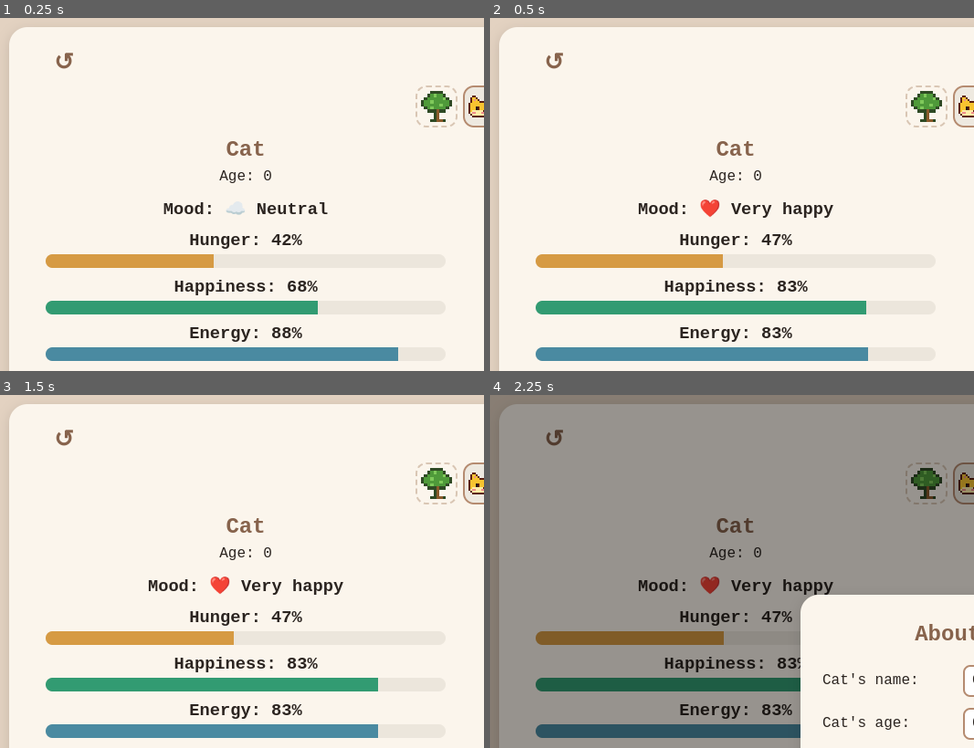
Above: before the commit, frames 1-4 (two rows, left to right).
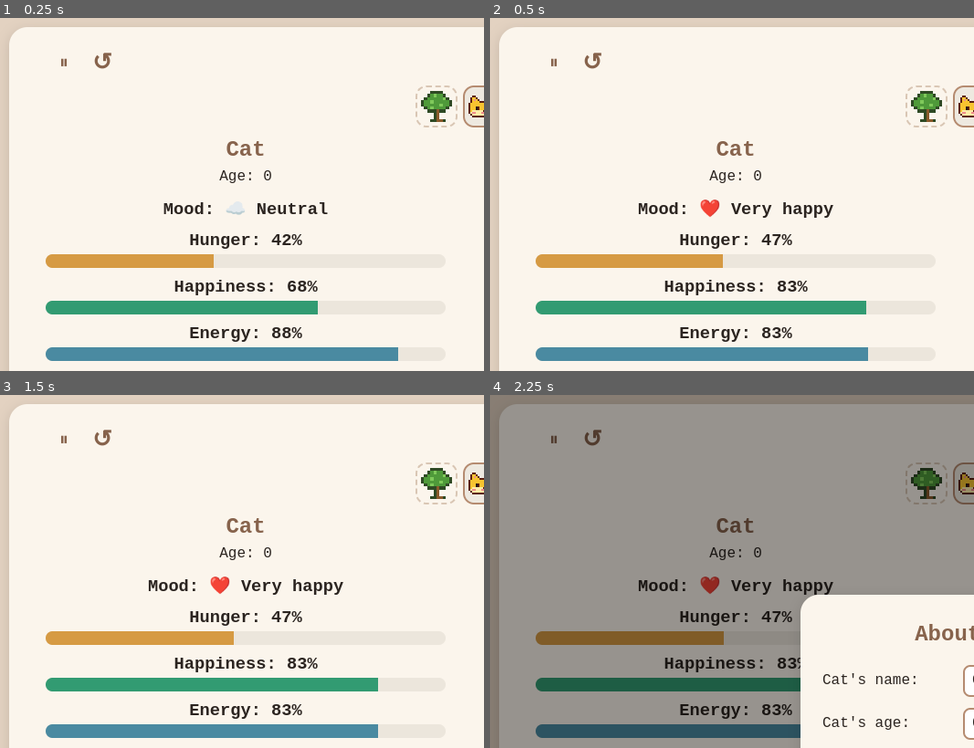
Above: after the commit, the same moments.

Repository: nannaellaraun/cat-game
Game: browser game, page index.html
Same seed, same stepped clock (60 frames per second), same inputs: the game is played once before the commit and once after it.
Inputs:
- Up to frame 1 (0.25 s): no input
- Up to frame 2 (0.5 s): click "Play with Cat" at 0.27 s
- Up to frame 3 (1.5 s): hold Right from 1.03 s (still down); tap Space at 1.1 s
- Up to frame 4 (2.25 s): release Right at 1.53 s; hold Left 1.58-2.15 s; tap Space at 1.6, 2.1 s; click "Name and personality" at 2.02 s; hold Right from 2.2 s (still down)
The pictures show only the part of the screen within x 0-50%, y 0-50%; the shares and areas given below are measured in that part.

The runs differ from the first frame. In frame 1, 0.2% of the frame differs, in the area x 11-24%, y 9-15%; in frame 2, 0.2%; in frame 3, 0.2%; in frame 4, 0.2%.

Commit message:
Add a pause button that freezes time for all cats
Co-Authored-By: Claude Opus 5.5 <noreply@anthropic.com>

Diff:
--- a/game.js
+++ b/game.js
@@ -201,6 +201,8 @@
     sound: saved.sound !== false,
     font: saved.font,
     shortTexts: saved.shortTexts === true,
+    paused: saved.paused === true,
+    pausedAt: Number(saved.pausedAt) || 0,
     language: saved.language,
   };
 }
@@ -229,6 +231,8 @@
 if (!FONTS.includes(game.font)) game.font = "pixel";
 game.shortTexts = game.shortTexts === true;
 shortTexts = game.shortTexts; // used by messageText in i18n.js
+game.paused = game.paused === true;
+if (game.paused && !game.pausedAt) game.pausedAt = Date.now();
 
 // Plays a sound from sound.js, unless sound is switched off.
 function sound(name, seconds) {
@@ -571,6 +575,7 @@
 }
 
 function calmDown() {
+  if (game.paused) return; // continuing the game sets new calm-down timers
   const upset = cat.activity === "angry" || cat.activity === "scratching";
   if (!upset || Date.now() < cat.angryUntil) return;
   say(cat.activity === "angry" ? "msg.calmAngry" : "msg.calm");
@@ -581,6 +586,7 @@
 }
 
 function doAction(name) {
+  if (game.paused && name !== "reset") return; // nothing happens while paused (resetting still works)
   if (name !== "timePassed") stopAnimation();
   // Doing anything else breaks the petting streak; time passing doesn't.
   if (name !== "pet" && name !== "timePassed") cat.petStreak = 0;
@@ -601,12 +607,48 @@
 
 // Time passes for every cat, also the ones you're not looking at.
 function timePasses() {
+  if (game.paused) {
+    render(); // ⏸ time stands still, but the page is still drawn
+    return;
+  }
   for (const c of game.cats) {
     if (c.lives > 0) {
       withCat(c, () => {
         actions.timePassed();
         applyRules();
       });
+    }
+  }
+  saveState();
+  render();
+}
+
+// ---------- Pause ----------
+
+// ⏸ freezes time for all cats; ▶ continues where it stopped. Timers that use the real clock
+// (birthdays, colds, medicine, jealousy, calming down, kittens) move forward by the paused time.
+function togglePause() {
+  if (laser) return;
+  if (!game.paused) {
+    stopAnimation();
+    game.paused = true;
+    game.pausedAt = Date.now();
+  } else {
+    const pausedFor = Date.now() - game.pausedAt;
+    const later = (time) => (time ? time + pausedFor : time);
+    for (const c of game.cats) {
+      c.lastBirthday = later(c.lastBirthday);
+      if (c.partyUntil > game.pausedAt) c.partyUntil += pausedFor;
+      c.sickSince = later(c.sickSince);
+      if (c.painReliefUntil > game.pausedAt) c.painReliefUntil += pausedFor;
+      c.lastAttention = later(c.lastAttention);
+      if (c.angryUntil > game.pausedAt) c.angryUntil += pausedFor;
+    }
+    for (const pair of Object.values(game.relations)) pair.lastKitten = later(pair.lastKitten);
+    game.paused = false;
+    game.pausedAt = 0;
+    for (const c of game.cats) {
+      if (c.activity === "angry" || c.activity === "scratching") withCat(c, scheduleCalmDown);
     }
   }
   saveState();
@@ -980,6 +1022,13 @@
 
 function render() {
   applyTexts();
+  const pauseButton = $("pause-button");
+  pauseButton.textContent = game.paused ? "▶" : "⏸";
+  pauseButton.setAttribute("aria-label", t(game.paused ? "top.resume" : "top.pause"));
+  pauseButton.title = t(game.paused ? "top.resume" : "top.pause");
+  pauseButton.setAttribute("aria-pressed", String(game.paused));
+  $("paused-banner").hidden = !game.paused;
+  document.querySelector(".game").classList.toggle("paused", game.paused);
   const gameOver = cat.lives <= 0;
   $("playing-view").hidden = gameOver;
   $("game-over-view").hidden = !gameOver;
@@ -1221,7 +1270,7 @@
 
 function blinkLoop() {
   setTimeout(() => {
-    if (!motionReduced()) {
+    if (!motionReduced() && !game.paused) {
       showFrame("blink");
       setTimeout(() => showFrame("normal"), 160);
     }
@@ -1231,7 +1280,7 @@
 
 function tailLoop() {
   setTimeout(() => {
-    if (!motionReduced()) {
+    if (!motionReduced() && !game.paused) {
       [0, 300, 600, 900].forEach((delay, i) =>
         setTimeout(() => showFrame(i % 2 === 0 ? "tail" : "normal"), delay)
       );
@@ -1243,7 +1292,7 @@
 // A sick cat sneezes now and then.
 function sneezeLoop() {
   setTimeout(() => {
-    if (cat.sick && !animation && !laser && chooseImage(getMoods().map((m) => m[0])) === "sick") {
+    if (cat.sick && !game.paused && !animation && !laser && chooseImage(getMoods().map((m) => m[0])) === "sick") {
       playAnimation("sneeze");
     }
     sneezeLoop();
@@ -1274,7 +1323,7 @@
 }
 
 function flyVisitor() {
-  if (visitorFlying || laser || cat.lives <= 0 || document.hidden || motionReduced()) return;
+  if (visitorFlying || laser || game.paused || cat.lives <= 0 || document.hidden || motionReduced()) return;
   visitorFlying = true;
   const card = document.querySelector(".game");
   let sky = card.querySelector(".sky");
@@ -1342,7 +1391,7 @@
 let lastLaserCatches = 0; // catches in the round that just ended, for actions.laserDone
 
 function startLaserGame() {
-  if (laser || cat.lives <= 0) return;
+  if (laser || game.paused || cat.lives <= 0) return;
   if (cat.sick) {
     tooSick();
     render();
@@ -1653,6 +1702,7 @@
   $("history-button").setAttribute("aria-expanded", String(!list.hidden));
 });
 
+$("pause-button").addEventListener("click", togglePause);
 $("cat-button").addEventListener("click", openCatInfo);
 $("relations-button").addEventListener("click", openRelations);
 
--- a/i18n.js
+++ b/i18n.js
@@ -28,6 +28,9 @@
 
   // Top bar and cat row
   "top.reset": "Reset this cat",
+  "top.pause": "Pause",
+  "top.resume": "Continue",
+  "paused.banner": "⏸ Paused – time stands still for all cats. Press ▶ to continue.",
   "top.info": "What the buttons do",
   "top.looks": "Cat's looks",
   "top.settings": "Settings",
@@ -177,6 +180,7 @@
   "info.meow.term": "Meow",
   "info.meow": "Say hi. A little happier.",
   "info.top": "Buttons at the top",
+  "info.pause": "Pause the game: time stands still for all cats until you press it again.",
   "info.reset": "Reset this cat's stats (it asks first).",
   "info.faces.term": "Cat faces",
   "info.faces": "Switch between your cats; + makes a new one. Click the chosen cat's face again to delete it.",
--- a/index.html
+++ b/index.html
@@ -10,14 +10,17 @@
      A font is only downloaded when it's actually used. -->
 <link rel="stylesheet" href="https://fonts.googleapis.com/css2?family=DotGothic16&family=Lexend:wght@400;600&family=Pixelify+Sans:wght@400;600&display=swap">
 <!-- Bump ?v= on every update so browsers load the new files, not an old saved copy -->
-<link rel="stylesheet" href="style.css?v=20261106-19">
+<link rel="stylesheet" href="style.css?v=20261106-21">
 </head>
 <body>
 <!-- Texts marked data-i18n (and data-i18n-label/-title/-alt) are filled in from i18n.js and lang/*.js -->
 <div class="game">
   <!-- Top bar: reset on the left; help, looks and settings on the right -->
   <div class="top-bar">
-    <button type="button" id="reset-button" class="icon-button" data-i18n-label="top.reset" data-i18n-title="top.reset">↺</button>
+    <div class="top-bar-left">
+      <button type="button" id="pause-button" class="icon-button" aria-pressed="false">⏸</button>
+      <button type="button" id="reset-button" class="icon-button" data-i18n-label="top.reset" data-i18n-title="top.reset">↺</button>
+    </div>
     <div class="top-bar-right">
       <button type="button" id="info-button" class="icon-button" data-i18n-label="top.info" data-i18n-title="top.info">ℹ️</button>
       <button type="button" id="looks-button" class="icon-button" data-i18n-label="top.looks" data-i18n-title="top.looks"><img id="looks-icon" alt=""></button>
@@ -26,6 +29,8 @@
       <button type="button" id="settings-button" class="icon-button" data-i18n-label="top.settings" data-i18n-title="top.settings">⚙️</button>
     </div>
   </div>
+
+  <p id="paused-banner" class="paused-banner" data-i18n="paused.banner" role="status" hidden></p>
 
   <!-- Your cats: click a face to switch, + to adopt another -->
   <nav id="cat-switcher" data-i18n-label="switcher.label"></nav>
@@ -255,6 +260,7 @@
     </dl>
     <h3 data-i18n="info.top"></h3>
     <dl>
+      <dt>⏸ / ▶</dt><dd data-i18n="info.pause"></dd>
       <dt>↺</dt><dd data-i18n="info.reset"></dd>
       <dt data-i18n="info.faces.term"></dt><dd data-i18n="info.faces"></dd>
       <dt><img class="info-icon" id="info-tree-icon" alt=""> <span data-i18n="info.tree.term"></span></dt><dd data-i18n="info.tree"></dd>
@@ -339,19 +345,19 @@
   </dialog>
 
 </div>
-<script src="sprites.js?v=20261106-19"></script>
-<script src="sound.js?v=20261106-19"></script>
-<script src="i18n.js?v=20261106-19"></script>
-<script src="lang/da.js?v=20261106-19"></script>
-<script src="lang/de.js?v=20261106-19"></script>
-<script src="lang/ru.js?v=20261106-19"></script>
-<script src="lang/es.js?v=20261106-19"></script>
-<script src="lang/fi.js?v=20261106-19"></script>
-<script src="lang/it.js?v=20261106-19"></script>
-<script src="lang/fr.js?v=20261106-19"></script>
-<script src="lang/zh.js?v=20261106-19"></script>
-<script src="lang/ja.js?v=20261106-19"></script>
-<script src="lang/ko.js?v=20261106-19"></script>
-<script src="game.js?v=20261106-19"></script>
+<script src="sprites.js?v=20261106-21"></script>
+<script src="sound.js?v=20261106-21"></script>
+<script src="i18n.js?v=20261106-21"></script>
+<script src="lang/da.js?v=20261106-21"></script>
+<script src="lang/de.js?v=20261106-21"></script>
+<script src="lang/ru.js?v=20261106-21"></script>
+<script src="lang/es.js?v=20261106-21"></script>
+<script src="lang/fi.js?v=20261106-21"></script>
+<script src="lang/it.js?v=20261106-21"></script>
+<script src="lang/fr.js?v=20261106-21"></script>
+<script src="lang/zh.js?v=20261106-21"></script>
+<script src="lang/ja.js?v=20261106-21"></script>
+<script src="lang/ko.js?v=20261106-21"></script>
+<script src="game.js?v=20261106-21"></script>
 </body>
 </html>
--- a/lang/da.js
+++ b/lang/da.js
@@ -3,6 +3,9 @@
   "page.title": "Kattespil",
 
   "top.reset": "Nulstil denne kat",
+  "top.pause": "Pause",
+  "top.resume": "Fortsæt",
+  "paused.banner": "⏸ På pause – tiden står stille for alle katte. Tryk ▶ for at fortsætte.",
   "top.info": "Hvad knapperne gør",
   "top.looks": "Kattens udseende",
   "top.settings": "Indstillinger",
@@ -146,6 +149,7 @@
   "info.meow.term": "Miav",
   "info.meow": "Sig hej. Lidt gladere.",
   "info.top": "Knapperne øverst",
+  "info.pause": "Sæt spillet på pause: tiden står stille for alle katte, indtil du trykker igen.",
   "info.reset": "Nulstil kattens værdier (den spørger først).",
   "info.faces.term": "Katteansigter",
   "info.faces": "Skift mellem dine katte; + laver en ny. Klik på den valgte kats ansigt igen for at slette den.",
--- a/lang/de.js
+++ b/lang/de.js
@@ -3,6 +3,9 @@
   "page.title": "Katzenspiel",
 
   "top.reset": "Diese Katze zurücksetzen",
+  "top.pause": "Pause",
+  "top.resume": "Weiter",
+  "paused.banner": "⏸ Pausiert – die Zeit steht für alle Katzen still. Drück ▶, um weiterzuspielen.",
   "top.info": "Was die Knöpfe tun",
   "top.looks": "Aussehen der Katze",
   "top.settings": "Einstellungen",
@@ -146,6 +149,7 @@
   "info.meow.term": "Miau",
   "info.meow": "Sag hallo. Ein bisschen glücklicher.",
   "info.top": "Knöpfe oben",
+  "info.pause": "Spiel pausieren: Die Zeit steht für alle Katzen still, bis du wieder drückst.",
   "info.reset": "Werte dieser Katze zurücksetzen (es wird vorher gefragt).",
   "info.faces.term": "Katzengesichter",
   "info.faces": "Zwischen deinen Katzen wechseln; + macht eine neue. Klick noch einmal auf das Gesicht der gewählten Katze, um sie zu löschen.",
--- a/lang/es.js
+++ b/lang/es.js
@@ -3,6 +3,9 @@
   "page.title": "Juego del gato",
 
   "top.reset": "Reiniciar este gato",
+  "top.pause": "Pausa",
+  "top.resume": "Continuar",
+  "paused.banner": "⏸ En pausa: el tiempo se detiene para todos los gatos. Pulsa ▶ para continuar.",
   "top.info": "Qué hacen los botones",
   "top.looks": "Aspecto del gato",
   "top.settings": "Ajustes",
@@ -150,6 +153,7 @@
   "info.meow.term": "Miau",
   "info.meow": "Saluda. Un poco más feliz.",
   "info.top": "Botones de arriba",
+  "info.pause": "Pausa el juego: el tiempo se detiene para todos los gatos hasta que vuelvas a pulsar.",
   "info.reset": "Reinicia los valores del gato (pregunta antes).",
   "info.faces.term": "Caras de gato",
   "info.faces": "Cambia entre tus gatos; + crea uno nuevo. Pulsa otra vez la cara del gato elegido para borrarlo.",
--- a/lang/fi.js
+++ b/lang/fi.js
@@ -4,6 +4,9 @@
   "page.title": "Kissapeli",
 
   "top.reset": "Nollaa tämä kissa",
+  "top.pause": "Tauko",
+  "top.resume": "Jatka",
+  "paused.banner": "⏸ Tauolla – aika on pysähtynyt kaikilta kissoilta. Jatka painamalla ▶.",
   "top.info": "Mitä napit tekevät",
   "top.looks": "Kissan ulkonäkö",
   "top.settings": "Asetukset",
@@ -147,6 +150,7 @@
   "info.meow.term": "Miau",
   "info.meow": "Sano hei. Vähän iloisempi.",
   "info.top": "Napit ylhäällä",
+  "info.pause": "Pysäytä peli: aika seisoo kaikilta kissoilta, kunnes painat uudelleen.",
   "info.reset": "Nollaa kissan arvot (kysyy ensin).",
   "info.faces.term": "Kissojen kasvot",
   "info.faces": "Vaihda kissojen välillä; + tekee uuden. Napauta valitun kissan kasvoja uudelleen poistaaksesi sen.",
--- a/lang/fr.js
+++ b/lang/fr.js
@@ -3,6 +3,9 @@
   "page.title": "Jeu du chat",
 
   "top.reset": "Réinitialiser ce chat",
+  "top.pause": "Pause",
+  "top.resume": "Continuer",
+  "paused.banner": "⏸ En pause : le temps s'arrête pour tous les chats. Appuie sur ▶ pour continuer.",
   "top.info": "À quoi servent les boutons",
   "top.looks": "Apparence du chat",
   "top.settings": "Réglages",
@@ -146,6 +149,7 @@
   "info.meow.term": "Miaou",
   "info.meow": "Dis bonjour. Un peu plus content.",
   "info.top": "Boutons du haut",
+  "info.pause": "Mets le jeu en pause : le temps s'arrête pour tous les chats jusqu'à ce que tu appuies à nouveau.",
   "info.reset": "Réinitialise les valeurs du chat (il demande avant).",
   "info.faces.term": "Têtes de chat",
   "info.faces": "Passe d'un chat à l'autre ; + en crée un nouveau. Touche à nouveau la tête du chat choisi pour le supprimer.",
--- a/lang/it.js
+++ b/lang/it.js
@@ -3,6 +3,9 @@
   "page.title": "Gioco del gatto",
 
   "top.reset": "Azzera questo gatto",
+  "top.pause": "Pausa",
+  "top.resume": "Continua",
+  "paused.banner": "⏸ In pausa: il tempo è fermo per tutti i gatti. Premi ▶ per continuare.",
   "top.info": "Cosa fanno i pulsanti",
   "top.looks": "Aspetto del gatto",
   "top.settings": "Impostazioni",
@@ -150,6 +153,7 @@
   "info.meow.term": "Miao",
   "info.meow": "Saluta. Un po' più felice.",
   "info.top": "Pulsanti in alto",
+  "info.pause": "Metti in pausa il gioco: il tempo si ferma per tutti i gatti finché non premi di nuovo.",
   "info.reset": "Azzera i valori del gatto (prima chiede conferma).",
   "info.faces.term": "Musetti",
   "info.faces": "Passa da un gatto all'altro; + ne crea uno nuovo. Tocca di nuovo il musetto del gatto scelto per eliminarlo.",
--- a/lang/ja.js
+++ b/lang/ja.js
@@ -4,6 +4,9 @@
   "page.title": "ねこゲーム",
 
   "top.reset": "このねこをリセット",
+  "top.pause": "一時停止",
+  "top.resume": "つづける",
+  "paused.banner": "⏸ 一時停止中――すべてのねこの時間が止まっています。▶ で再開。",
   "top.info": "ボタンの説明",
   "top.looks": "ねこの見た目",
   "top.settings": "設定",
@@ -147,6 +150,7 @@
   "info.meow.term": "ニャー",
   "info.meow": "あいさつ。少ししあわせに。",
   "info.top": "上のボタン",
+  "info.pause": "ゲームを一時停止：もう一度押すまで、すべてのねこの時間が止まります。",
   "info.reset": "このねこの数値をリセット（先に確認します）。",
   "info.faces.term": "ねこの顔",
   "info.faces": "ねこを切りかえます。+ で新しいねこを作ります。選んでいるねこの顔をもう一度押すと削除できます。",
--- a/lang/ko.js
+++ b/lang/ko.js
@@ -5,6 +5,9 @@
   "page.title": "고양이 게임",
 
   "top.reset": "이 고양이 초기화",
+  "top.pause": "일시 정지",
+  "top.resume": "계속하기",
+  "paused.banner": "⏸ 일시 정지 중 – 모든 고양이의 시간이 멈췄어요. ▶를 누르면 계속돼요.",
   "top.info": "버튼 설명",
   "top.looks": "고양이 외모",
   "top.settings": "설정",
@@ -148,6 +151,7 @@
   "info.meow.term": "야옹",
   "info.meow": "인사하기. 조금 더 행복해져요.",
   "info.top": "위쪽 버튼",
+  "info.pause": "게임 일시 정지: 다시 누를 때까지 모든 고양이의 시간이 멈춰요.",
   "info.reset": "이 고양이의 수치를 초기화해요 (먼저 물어봐요).",
   "info.faces.term": "고양이 얼굴",
   "info.faces": "고양이를 바꿔요. +로 새 고양이를 만들어요. 선택한 고양이 얼굴을 한 번 더 누르면 삭제할 수 있어요.",
--- a/lang/ru.js
+++ b/lang/ru.js
@@ -5,6 +5,9 @@
   "page.title": "Кошачья игра",
 
   "top.reset": "Сбросить эту кошку",
+  "top.pause": "Пауза",
+  "top.resume": "Продолжить",
+  "paused.banner": "⏸ Пауза – время для всех кошек остановилось. Нажми ▶, чтобы продолжить.",
   "top.info": "Что делают кнопки",
   "top.looks": "Внешность кошки",
   "top.settings": "Настройки",
@@ -148,6 +151,7 @@
   "info.meow.term": "Мяу",
   "info.meow": "Поздоровайся. Чуть больше радости.",
   "info.top": "Кнопки сверху",
+  "info.pause": "Поставить игру на паузу: время для всех кошек стоит, пока ты не нажмёшь снова.",
   "info.reset": "Сбросить показатели кошки (сначала спросит).",
   "info.faces.term": "Мордочки",
   "info.faces": "Переключаться между кошками; + создаёт новую. Нажми ещё раз на выбранную мордочку, чтобы удалить кошку.",
--- a/lang/zh.js
+++ b/lang/zh.js
@@ -4,6 +4,9 @@
   "page.title": "猫咪游戏",
 
   "top.reset": "重置这只猫",
+  "top.pause": "暂停",
+  "top.resume": "继续",
+  "paused.banner": "⏸ 已暂停——所有猫咪的时间都停止了。按 ▶ 继续。",
   "top.info": "按钮的作用",
   "top.looks": "猫咪外观",
   "top.settings": "设置",
@@ -147,6 +150,7 @@
   "info.meow.term": "喵",
   "info.meow": "打个招呼，稍微开心一点。",
   "info.top": "顶部的按钮",
+  "info.pause": "暂停游戏：所有猫咪的时间都会停止，直到你再按一次。",
   "info.reset": "重置这只猫的数值（会先询问）。",
   "info.faces.term": "猫咪头像",
   "info.faces": "在猫咪之间切换；+ 创建一只新猫。再次点击当前猫咪的头像可以删除它。",
--- a/style.css
+++ b/style.css
@@ -878,3 +878,31 @@
     margin-top: 12px;
   }
 }
+
+/* ---------- Pause ---------- */
+
+.top-bar-left {
+  display: flex;
+  gap: 2px;
+}
+#pause-button {
+  font-size: 20px;
+}
+.paused-banner {
+  margin: 4px 0 8px;
+  padding: 8px 12px;
+  border-radius: 10px;
+  background: var(--hover);
+  border: 1px dashed var(--soft-border);
+  color: var(--accent);
+  font-weight: 600;
+}
+/* While paused: the care buttons rest and the cat holds still */
+.game.paused .actions button,
+.game.paused #laser-button {
+  opacity: 0.45;
+  pointer-events: none;
+}
+.game.paused #cat-image {
+  animation-play-state: paused;
+}
